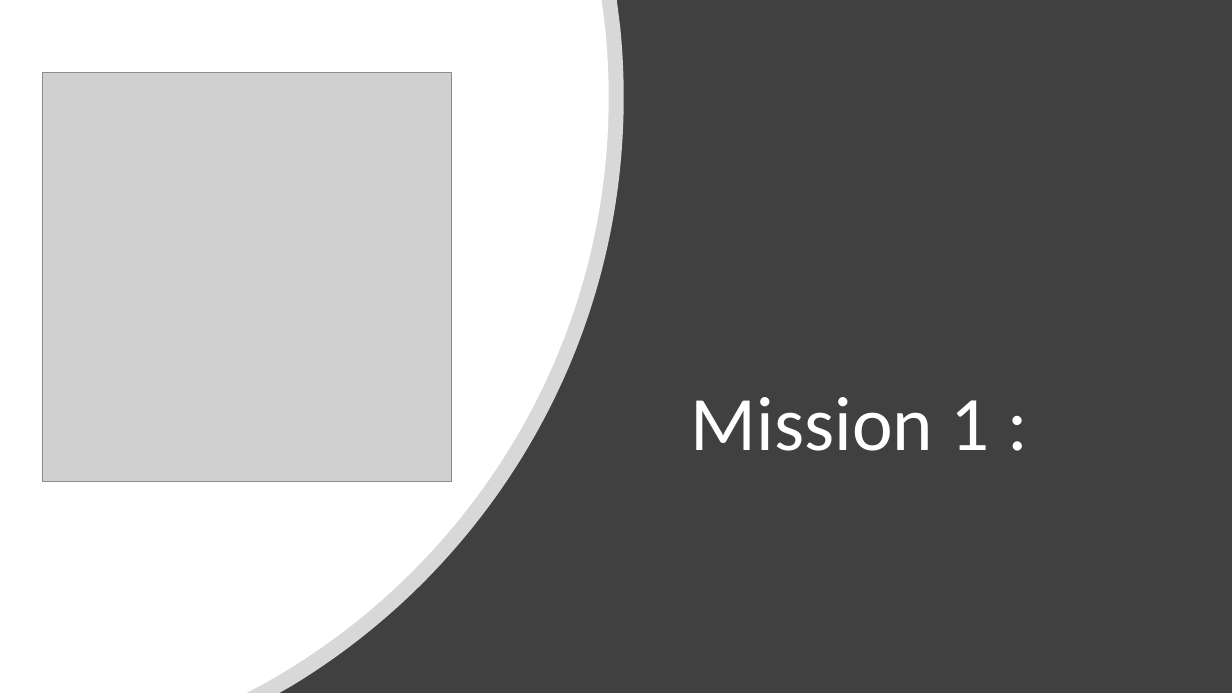
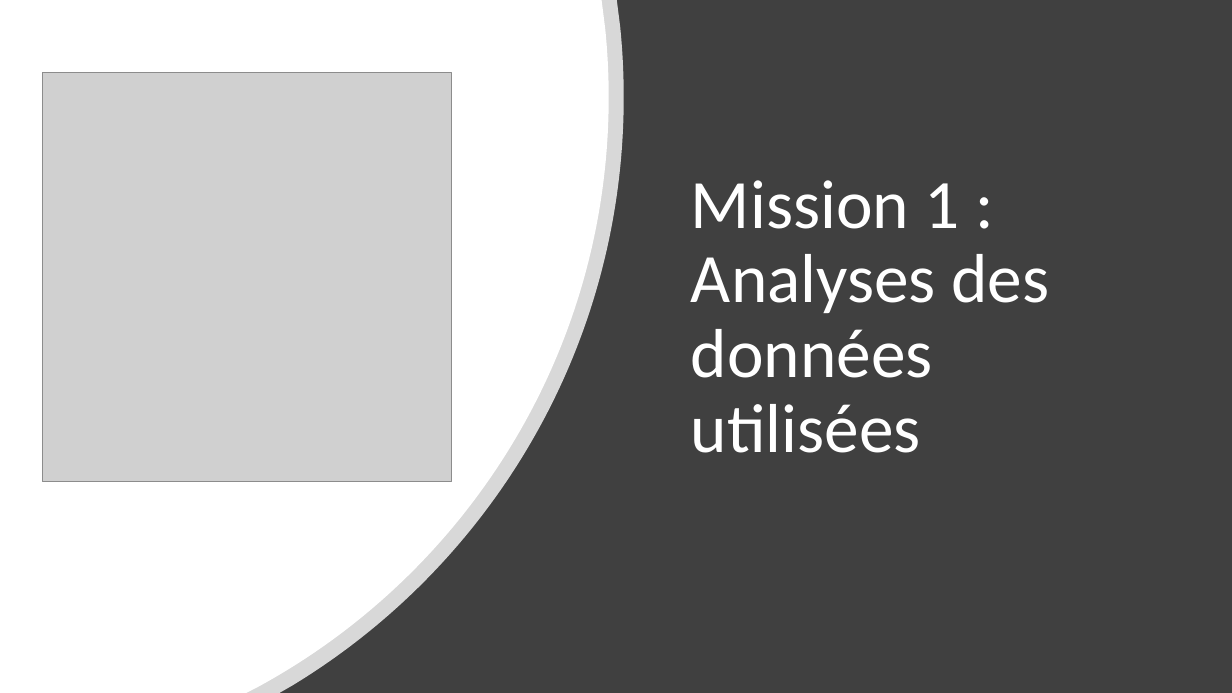
Before and after one commit to Julien-paulet/Projet_7_, a slide deck: slide 3 of Présentation.pptx. Drawn at 1232x693 pixels with LibreOffice and Linux fonts; fonts in the diff are those of the drawing; grey boxes stand for pictures. Boxes give left, top, right and bottom in pixels: in the first picture for what was removed or moved away, otherwise in the second. Text is boxed around its words. In the diff, an @@ line names an element or a change of style, - is before the commit and + after.

```diff
--- a/Présentation.pptx
+++ b/Présentation.pptx
@@ title at (691, 180, 1050, 453): text changed; size 60 to 54 pt @@
-Mission 1 :
+Mission 1 : Analyses des données utilisées
```
Also in this commit, not shown: 11 other slides changed, 3 other files.
